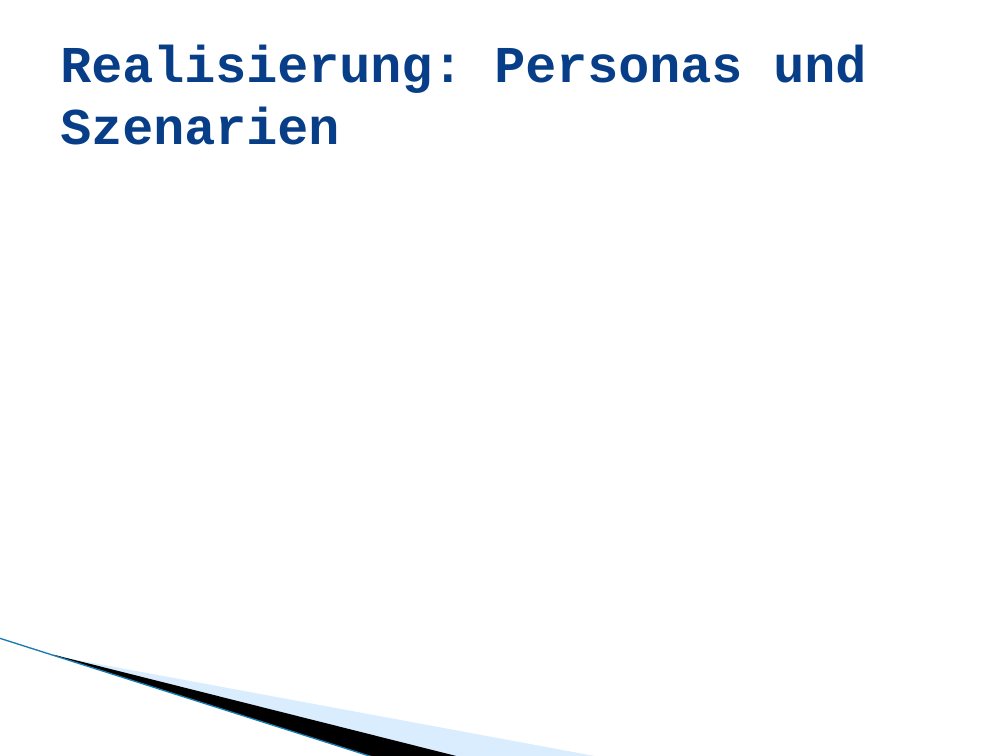
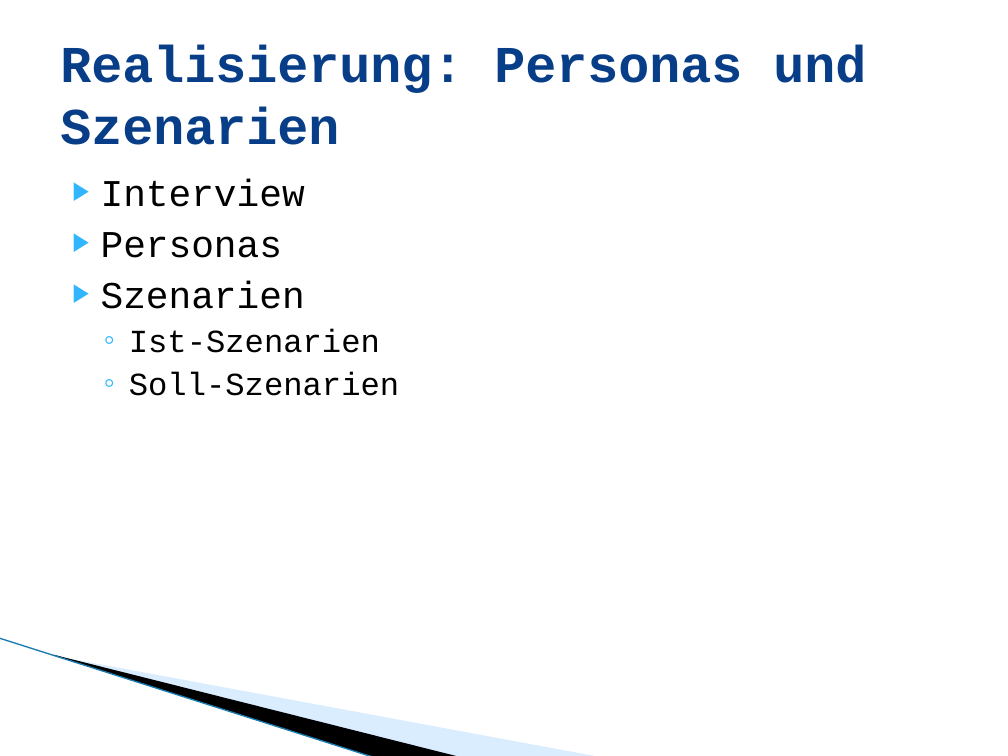
Before and after one commit to lukaselmer/student-thesis-flip, a slide deck: slide 11 of doc/media/flip_zuehlke_praesentation.pptx. Drawn at 1008x756 pixels with LibreOffice and Linux fonts; fonts in the diff are those of the drawing; background and template pictures are left out. Boxes give left, top, right and bottom in pixels: in the first picture for what was removed or moved away, otherwise in the second. Text is boxed around its words. In the diff, an @@ line names an element or a change of style, - is before the commit and + after.

```diff
--- a/doc/media/flip_zuehlke_praesentation.pptx
+++ b/doc/media/flip_zuehlke_praesentation.pptx
@@ text added at bbox=[101, 179, 399, 396], 23 pt, text #000000 @@
+▶ Interview
+▶ Personas
+▶ Szenarien
+  ◦ Ist-Szenarien
+  ◦ Soll-Szenarien
```
Also in this commit, not shown: 4 other slides changed, 11 slides added, 2 slides removed.
